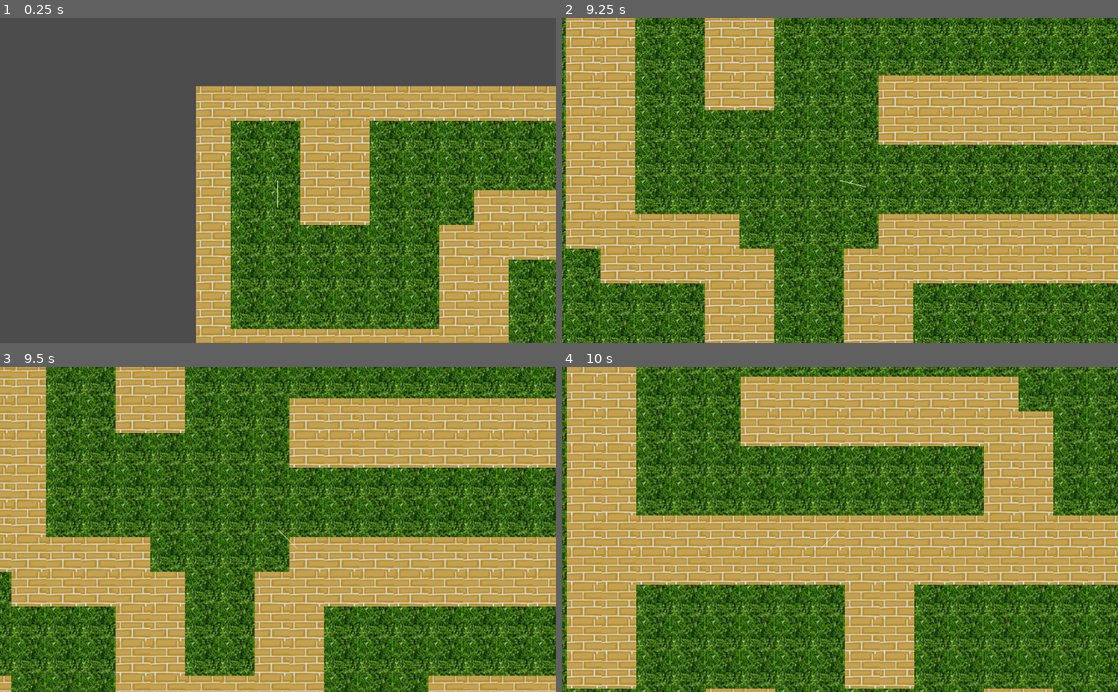
Above: before the commit, frames 1-4 (two rows, left to right).
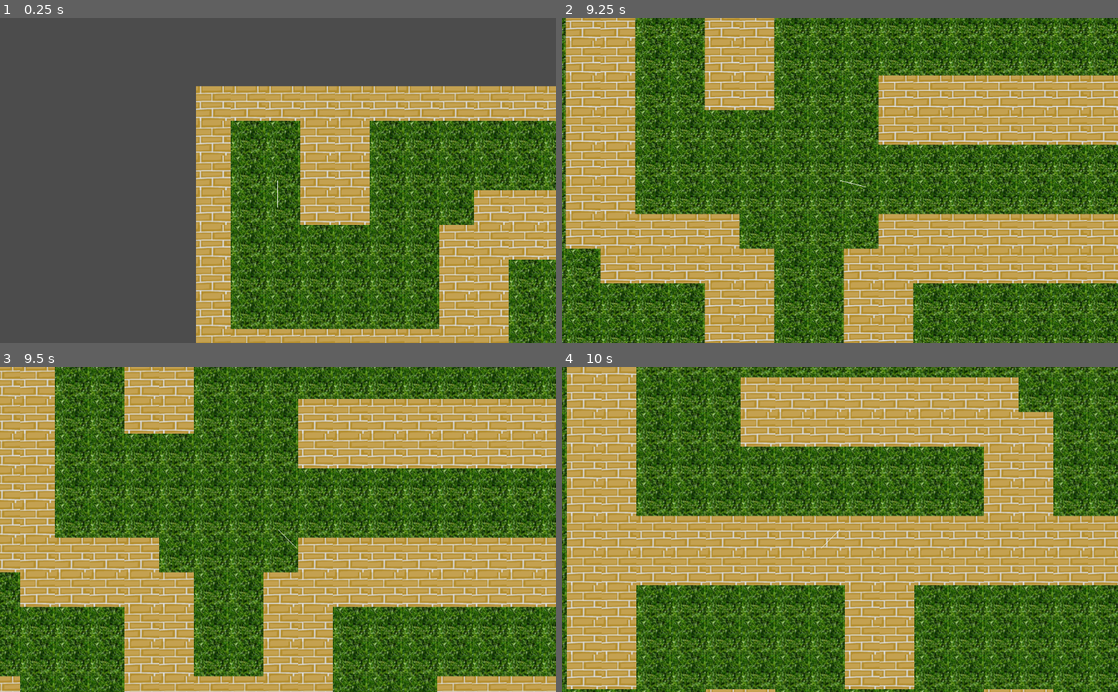
Above: after the commit, the same moments.

Repository: drarbego/Diggers
Game: Godot game, scene res://Maze.tscn
Two runs of this game, one before a commit and one after it. Both use one fixed random seed, a clock stepped at 60 frames per second and the inputs below.
Inputs (mouse positions are in pixels of both pictures, inside the frame that each line leads up to):
- Up to frame 1 (0.25 s): no input
- Up to frame 2 (9.25 s): move the mouse to (962, 164) at 0.52 s; hold Right (ui_right) 0.53-2.03 s; click (962, 164) at 0.6 s; tap Space (jump) at 0.77, 1.52, 3.02, 3.77, 4.52, 6.02, 6.77, 7.52, 9.02 s; tap Shift (switch_weapon) at 0.8, 1.35, 2.3, 3.6, 5.1, 6.8, 7.35, 8.3, 8.85 s; move the mouse to (728, 196) at 1.27 s; click (728, 196) at 1.55 s; move the mouse to (895, 109) at 2.02 s; hold Left (ui_left) 2.03-2.78 s; tap R (refresh) at 2.1, 5.85 s; move the mouse to (812, 245) at 2.77 s; hold Right (ui_right) 2.78-4.28 s; click (812, 245) at 2.85 s; move the mouse to (1006, 229) at 3.52 s; move the mouse to (673, 131) at 4.27 s; hold Left (ui_left) 4.28-5.03 s; click (673, 131) at 4.35 s; move the mouse to (867, 180) at 5.02 s; hold Right (ui_right) 5.03-5.78 s; move the mouse to (756, 99) at 5.77 s; hold Left (ui_left) 5.78-7.28 s; click (756, 99) at 6.05 s; move the mouse to (962, 164) at 6.52 s; click (962, 164) at 6.6 s; move the mouse to (728, 196) at 7.27 s; hold Right (ui_right) from 7.28 s (still down); click (728, 196) at 7.55 s; move the mouse to (895, 109) at 8.02 s; click (895, 109) at 8.1 s; move the mouse to (812, 245) at 8.77 s; click (812, 245) at 9.05 s
- Up to frame 3 (9.5 s): keep holding Right (ui_right)
- Up to frame 4 (10 s): move the mouse to (1006, 578) at 9.52 s; release Right (ui_right) at 9.53 s; hold Left (ui_left) from 9.53 s (still down); tap R (refresh) at 9.6 s; tap Space (jump) at 9.77 s; tap Shift (switch_weapon) at 9.8 s

Frames 1-2 are identical in both runs. In frame 3, 55% of the frame differs, in the area x 0-100%, y 0-100%; in frame 4, 19%.
Error before the commit: Invalid get index '1' (on base: 'Array'). (res://characters/WeaponContainer.gd:28)

Commit message:
add rope and arrow

Diff:
--- a/characters/WeaponContainer.gd
+++ b/characters/WeaponContainer.gd
@@ -4,17 +4,23 @@
 const CONTAINER_DISTANCE = 40
 var current_weapon = 0
 var gun_class = preload("res://weapons/Gun.tscn")
+var bow_class = preload("res://weapons/Bow.tscn")
+
+onready var weapons = get_node("Weapons")
 
 func _ready():
 	var gun  = gun_class.instance()
-	get_node("Weapons").add_child(gun)
+	var bow  = bow_class.instance()
+	weapons.add_child(gun)
+	weapons.add_child(bow)
 
 func _unhandled_input(event):
-	var weapons_len = get_child_count()
+	var weapons_len = weapons.get_child_count()
 	if event is InputEventMouseMotion:
 		set_position_from_mouse_angle()
 	if event.is_action_released("switch_weapon"):
 		current_weapon = (current_weapon + 1) % weapons_len
+		print("current weapon ", current_weapon)
 
 	if event.is_action_released("shoot"):
 		self.shoot_to_aimed_direction()
@@ -26,7 +32,8 @@
 func shoot_to_aimed_direction():
 	var aimed_direction = (get_local_mouse_position() - self.position).normalized()
 	var weapon = get_node("Weapons").get_children()[current_weapon]
-	var bullet = weapon.get_bullet()
-	bullet.position = get_node("..").position + self.position
-	get_node("../../").add_child(bullet)
-	bullet.apply_impulse(Vector2.ZERO, aimed_direction * weapon.SPEED)
+	var projectile = weapon.get_projectile()
+	projectile.rotation = aimed_direction.angle()
+	projectile.position = get_node("..").position + self.position
+	get_node("../../").add_child(projectile)
+	projectile.apply_impulse(Vector2.ZERO, aimed_direction * weapon.SPEED)
--- a/characters/WeaponContainer.tscn
+++ b/characters/WeaponContainer.tscn
@@ -1,13 +1,8 @@
-[gd_scene load_steps=3 format=2]
+[gd_scene load_steps=2 format=2]
 
 [ext_resource path="res://characters/WeaponContainer.gd" type="Script" id=1]
-
-[sub_resource type="CircleShape2D" id=1]
 
 [node name="WeaponContainer" type="Node2D"]
 script = ExtResource( 1 )
 
-[node name="VisualShape2D" type="VisualShape2D" parent="."]
-shape = SubResource( 1 )
-
 [node name="Weapons" type="Node" parent="."]
--- /dev/null
+++ b/weapons/Arrow.gd
@@ -0,0 +1,11 @@
+extends RigidBody2D
+
+
+var rope_class = preload("res://weapons/Rope.tscn")
+
+func _on_Arrow_body_entered(body):
+	if body is TileMap:
+		var rope = rope_class.instance()
+		rope.position = self.position
+		get_parent().add_child(rope)
+		queue_free()
--- /dev/null
+++ b/weapons/Arrow.tscn
@@ -0,0 +1,12 @@
+[gd_scene load_steps=2 format=2]
+
+[ext_resource path="res://weapons/Arrow.gd" type="Script" id=1]
+
+[node name="Arrow" type="RigidBody2D"]
+contacts_reported = 1
+contact_monitor = true
+script = ExtResource( 1 )
+
+[node name="CollisionPolygon2D" type="CollisionPolygon2D" parent="."]
+polygon = PoolVector2Array( 20, 0, 0, -10, 0, 10 )
+[connection signal="body_entered" from="." to="." method="_on_Arrow_body_entered"]
--- /dev/null
+++ b/weapons/Bow.gd
@@ -0,0 +1,7 @@
+extends Node2D
+
+var projectile_class = preload("res://weapons/Arrow.tscn")
+var SPEED = 700
+
+func get_projectile():
+	return projectile_class.instance()
--- /dev/null
+++ b/weapons/Bow.tscn
@@ -0,0 +1,6 @@
+[gd_scene load_steps=2 format=2]
+
+[ext_resource path="res://weapons/Bow.gd" type="Script" id=1]
+
+[node name="Bow" type="Node2D"]
+script = ExtResource( 1 )
--- a/weapons/Gun.gd
+++ b/weapons/Gun.gd
@@ -1,8 +1,8 @@
 extends Node2D
 
-var bullet_class = preload("res://weapons/Bullet.tscn")
-var SPEED = 500.0
+var projectile_class = preload("res://weapons/Bullet.tscn")
+var SPEED = 1000.0
 
-func get_bullet():
-    var bullet = bullet_class.instance()
+func get_projectile():
+    var bullet = projectile_class.instance()
     return bullet
--- /dev/null
+++ b/weapons/Rope.tscn
@@ -0,0 +1,47 @@
+[gd_scene load_steps=3 format=2]
+
+[sub_resource type="RectangleShape2D" id=1]
+
+[sub_resource type="CapsuleShape2D" id=2]
+radius = 2.42215
+height = 21.6126
+
+[node name="Rope" type="Node2D"]
+
+[node name="StaticBody2D" type="StaticBody2D" parent="."]
+
+[node name="CollisionShape2D" type="CollisionShape2D" parent="StaticBody2D"]
+shape = SubResource( 1 )
+
+[node name="PinJoint2D" type="PinJoint2D" parent="."]
+position = Vector2( 0, 12.058 )
+node_a = NodePath("../StaticBody2D")
+node_b = NodePath("../RigidBody2D")
+
+[node name="RigidBody2D" type="RigidBody2D" parent="."]
+position = Vector2( 0.066143, 26.5875 )
+
+[node name="CollisionShape2D" type="CollisionShape2D" parent="RigidBody2D"]
+shape = SubResource( 2 )
+
+[node name="PinJoint2D2" type="PinJoint2D" parent="."]
+position = Vector2( 0, 41.3229 )
+node_a = NodePath("../RigidBody2D")
+node_b = NodePath("../RigidBody2D3")
+
+[node name="RigidBody2D3" type="RigidBody2D" parent="."]
+position = Vector2( 0, 56.6536 )
+
+[node name="CollisionShape2D" type="CollisionShape2D" parent="RigidBody2D3"]
+shape = SubResource( 2 )
+
+[node name="PinJoint2D3" type="PinJoint2D" parent="."]
+position = Vector2( 0.187286, 72.0383 )
+node_a = NodePath("../RigidBody2D3")
+node_b = NodePath("../RigidBody2D4")
+
+[node name="RigidBody2D4" type="RigidBody2D" parent="."]
+position = Vector2( 0.374588, 86.2453 )
+
+[node name="CollisionShape2D" type="CollisionShape2D" parent="RigidBody2D4"]
+shape = SubResource( 2 )
